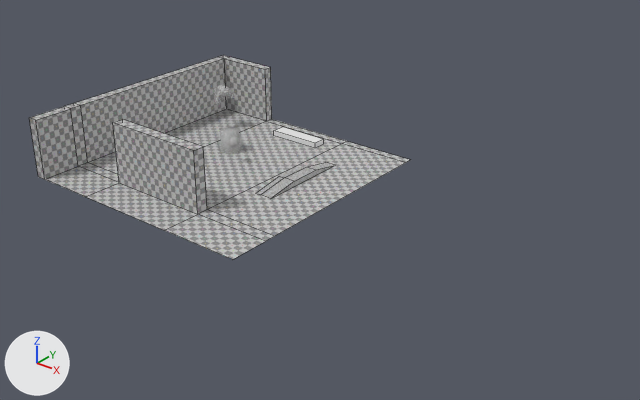
Two versions of the Blender file tools/blendfiles/07-Physics.blend, one commit apart.
Rendered twice from a 50 mm camera at (200.1, -199.5, 123.7) aimed at (42.4, -2.4, 1.5). Arrows for +X, +Y and +Z are at lower left; the lights stay in place. Mesh edges are drawn as thin lines on the coarser meshes.

Names of what the first picture shows: 'Main', 'Ramp', 'Sensor1'.
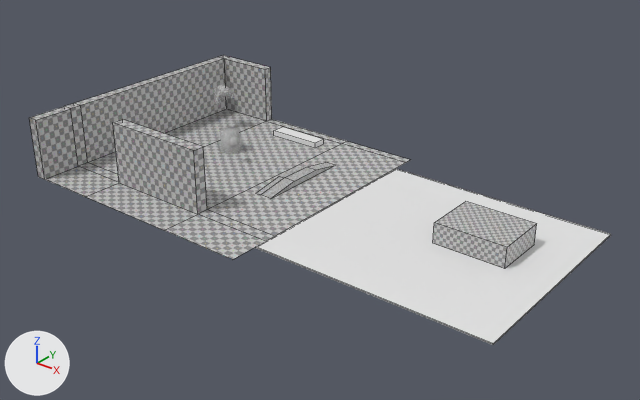
What differs and where, as boxes (x1, y1, x2, y2) in the pictures (640 x 400 px):
'Cube.001', added
    after: (256, 169, 611, 345)
'Cube.002', added
    after: (433, 202, 537, 269)

Edits to the bpy script that builds the scene:
```text
Add me_cube_001:
    me_cube_001.from_pydata([(38.4, 35.7, -0.2), (38.4, -35.7, -0.2), (-38.4, -35.7, -0.2), (-38.4, 35.7, -0.2), (38.4, 35.7, 0.2), (38.4, -35.7, 0.2), (-38.4, -35.7, 0.2), (-38.4, 35.7, 0.2)], [], [(4, 7, 6, 5), (0, 4, 5, 1), (1, 5, 6, 2), (2, 6, 7, 3), (4, 0, 3, 7)])
Add me_cube_002:
    me_cube_002.from_pydata(...)  # 8 vertices, 5 faces; spans x -11.6..11.6, y -8.9..8.9, z -3.4..3.4
    me_cube_002.materials.append(mat_untitled)  # picture img_untitled
Add ob_cube_001:
    ob_cube_001 = bpy.data.objects.new('Cube.001', me_cube_001)
    ob_cube_001.location = (83.7, 0.0, -0.2)
Add ob_cube_002:
    ob_cube_002 = bpy.data.objects.new('Cube.002', me_cube_002)
    ob_cube_002.location = (95.7, 6.8, 3.4)
```
